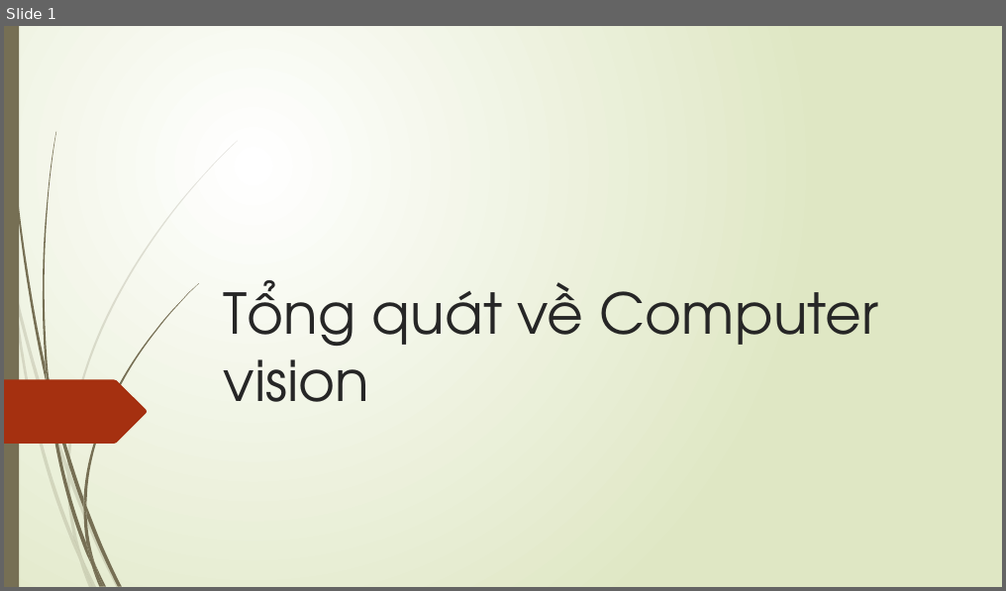
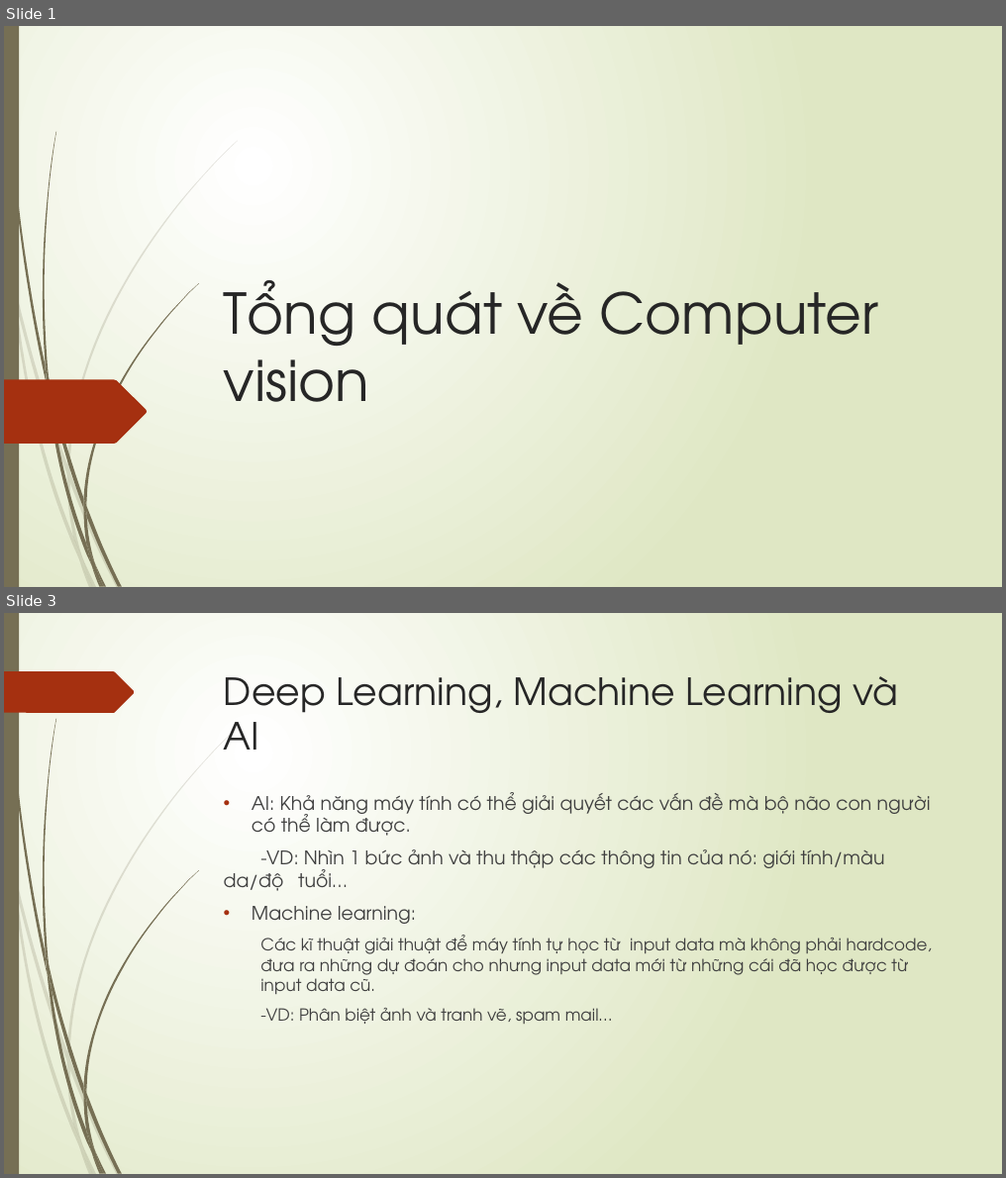
Before and after one commit to levinhhoang16/PyOpenCVCourse, a slide deck: Lecture/TongQuatComputerVision.pptx. Shown one above the other, each under a label of ours: slide 1 before the commit, slides 1 and 3 after it; the slides between them are not shown. The pictures are 1006x591 and 1006x1178 pixels, drawn with LibreOffice and Linux fonts; fonts in the diff are those of the drawing. Boxes give left, top, right and bottom in pixels: in the first picture for what was removed or moved away, otherwise in the second. Text is boxed around its words. In the diff, an @@ line names an element or a change of style, - is before the commit and + after.

Commit message:
Add Lecture

```diff
--- a/Lecture/TongQuatComputerVision.pptx
+++ b/Lecture/TongQuatComputerVision.pptx
@@ slide 3 added at (x1=4, y1=613, x2=1002, y2=1174), background gradient #FFFFFF to #DFE8C4; not listed: 23 template elements that a slide beside it also shows @@
@@ freeform shape added at (x1=4, y1=671, x2=135, y2=713), fill #A53010 @@
@@ title added at (x1=224, y1=676, x2=898, y2=750), 36 pt, text #262626 @@
+Deep Learning, Machine Learning và AI
@@ text added at (x1=224, y1=792, x2=932, y2=1024), 16 pt, text #404040 @@
+• AI: Khả năng máy tính có thể giải quyết các vấn đề mà bộ não con người có thể làm được.
+-VD: Nhìn 1 bức ảnh và thu thập các thông tin của nó: giới tính/màu da/độ tuổi…
+• Machine learning:
+  Các kĩ thuật giải thuật để máy tính tự học từ input data mà không phải hardcode, đưa ra những dự đoán cho nhưng input data mới từ những cái đã học được từ input data cũ.
+  -VD: Phân biệt ảnh và tranh vẽ, spam mail…
```
Also in this commit, not shown: 3 other slides added, 1 other file.
